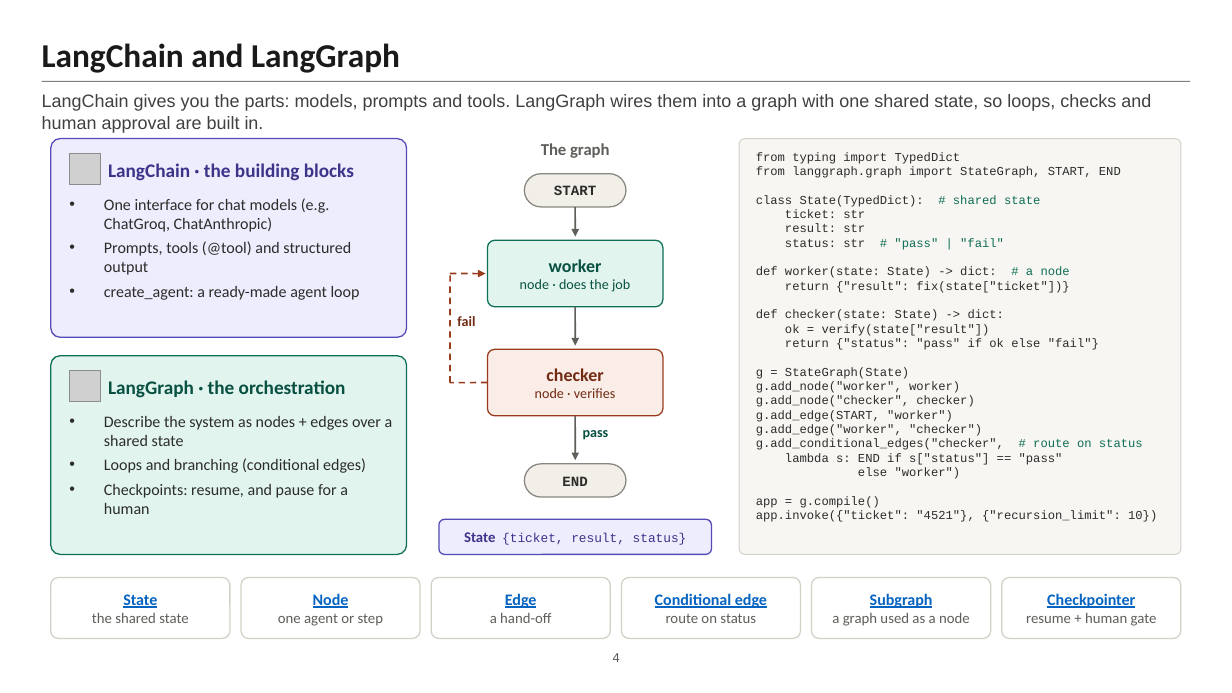
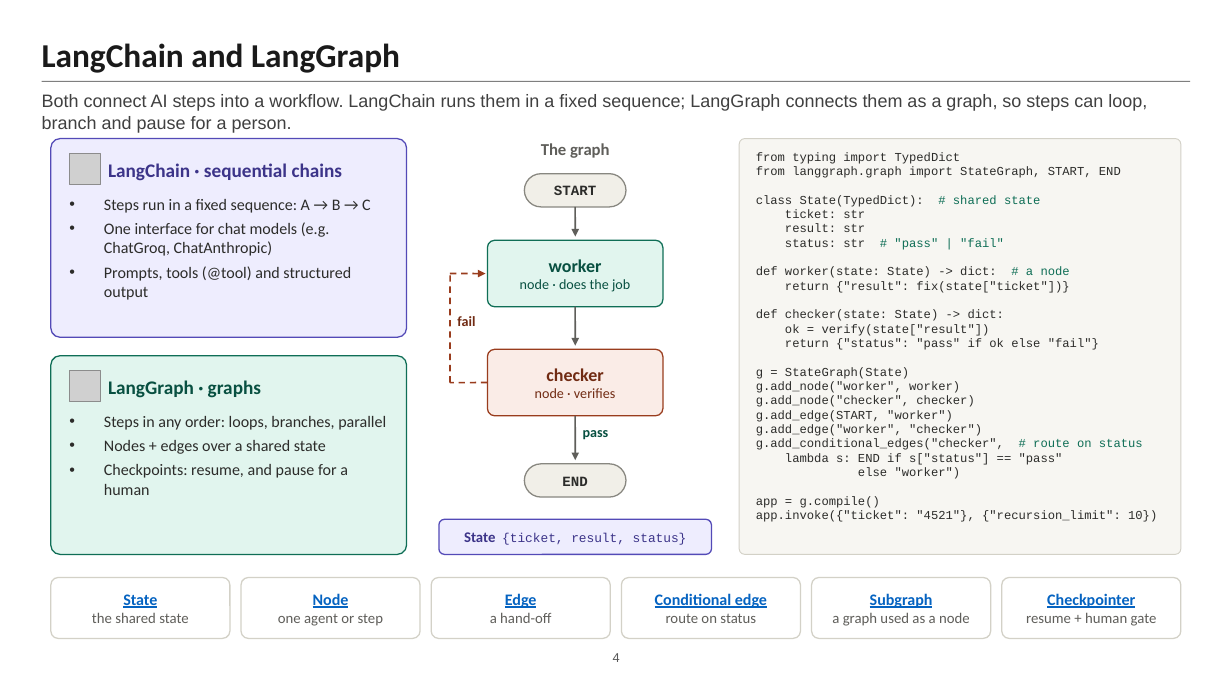
Before and after one commit to Amit-hub1998/multi-agent-subgraph-architecture, a slide deck: slide 4 of multi_agent_systems_slide_14_to_16/Slides-14-16.pptx. Drawn at 1232x693 pixels with LibreOffice and Linux fonts; fonts in the diff are those of the drawing; grey boxes stand for pictures. Boxes give left, top, right and bottom in pixels: in the first picture for what was removed or moved away, otherwise in the second. Text is boxed around its words. In the diff, an @@ line names an element or a change of style, - is before the commit and + after.

```diff
--- a/multi_agent_systems_slide_14_to_16/Slides-14-16.pptx
+++ b/multi_agent_systems_slide_14_to_16/Slides-14-16.pptx
@@ text at (x1=42, y1=94, x2=1147, y2=133): text changed @@
-LangChain gives you the parts: models, prompts and tools. LangGraph wires them into a graph with one shared state, so loops, checks and human approval are built in.
+Both connect AI steps into a workflow. LangChain runs them in a fixed sequence; LangGraph connects them as a graph, so steps can loop, branch and pause for a person.
@@ text at (x1=108, y1=163, x2=343, y2=181): text changed @@
-LangChain · the building blocks
+LangChain · sequential chains
@@ text at (x1=104, y1=199, x2=371, y2=213): paragraph added @@
+• Steps run in a fixed sequence: A → B → C
@@ text at (x1=104, y1=286, x2=360, y2=300): paragraph removed @@
-• create_agent: a ready-made agent loop
@@ text at (x1=108, y1=380, x2=261, y2=398): text changed @@
-LangGraph · the orchestration
+LangGraph · graphs
@@ text at (x1=104, y1=416, x2=386, y2=454): text changed @@
-• Describe the system as nodes + edges over a shared state
-• Loops and branching (conditional edges)
+• Steps in any order: loops, branches, parallel
+• Nodes + edges over a shared state
```
Also in this commit, not shown: 6 other files.
